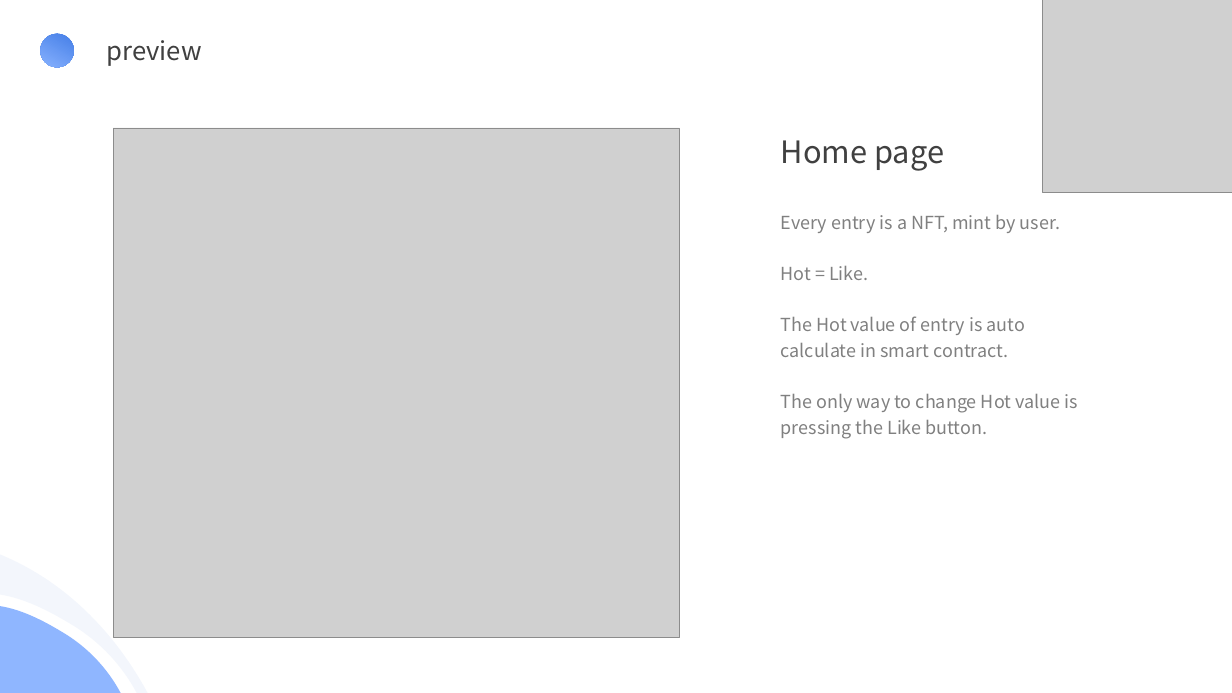
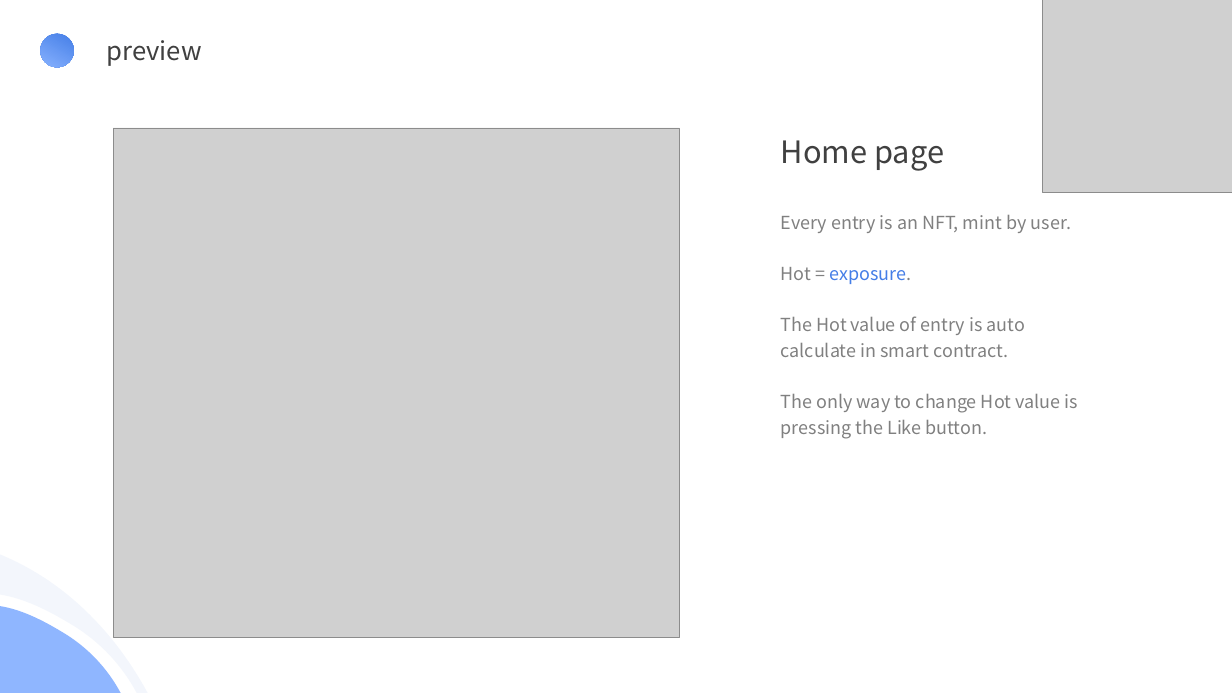
Before and after one commit to MetapoLabs/metapo-docs, a slide deck: slide 6 of Metapo.pptx. Drawn at 1232x693 pixels with LibreOffice and Linux fonts; fonts in the diff are those of the drawing; grey boxes stand for pictures. Boxes give left, top, right and bottom in pixels: in the first picture for what was removed or moved away, otherwise in the second. Text is boxed around its words. In the diff, an @@ line names an element or a change of style, - is before the commit and + after.

```diff
--- a/Metapo.pptx
+++ b/Metapo.pptx
@@ text at (x1=781, y1=215, x2=1071, y2=284): text changed @@
-Every entry is a NFT, mint by user.
-Hot = Like.
+Every entry is an NFT, mint by user.
+Hot = exposure.
```
Also in this commit, not shown: 10 other slides changed.
